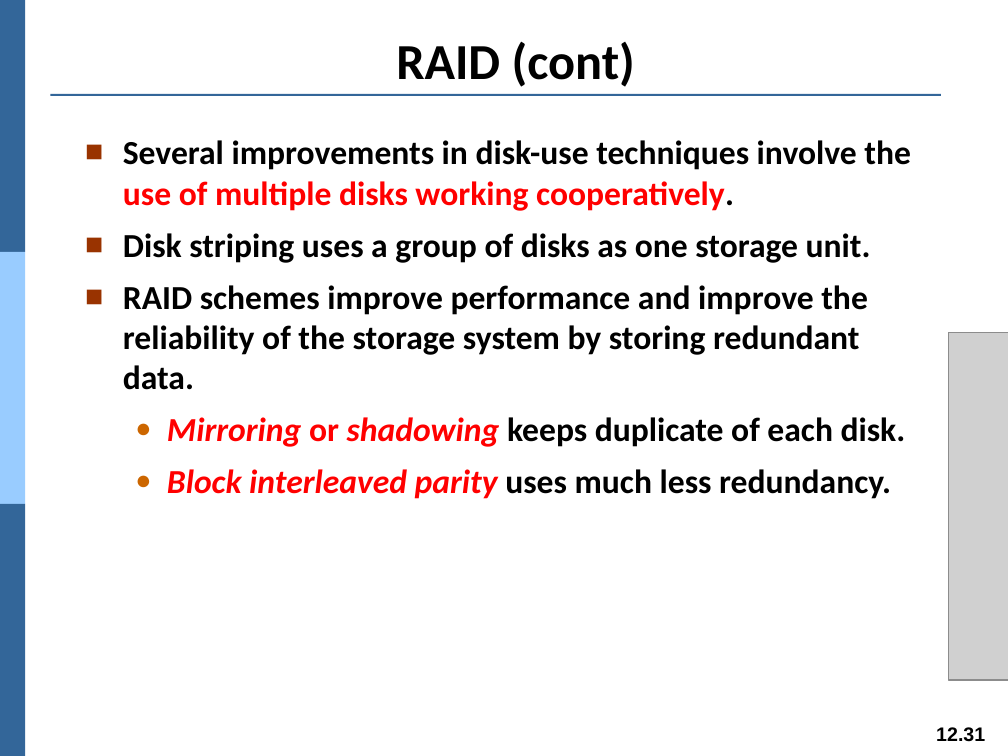
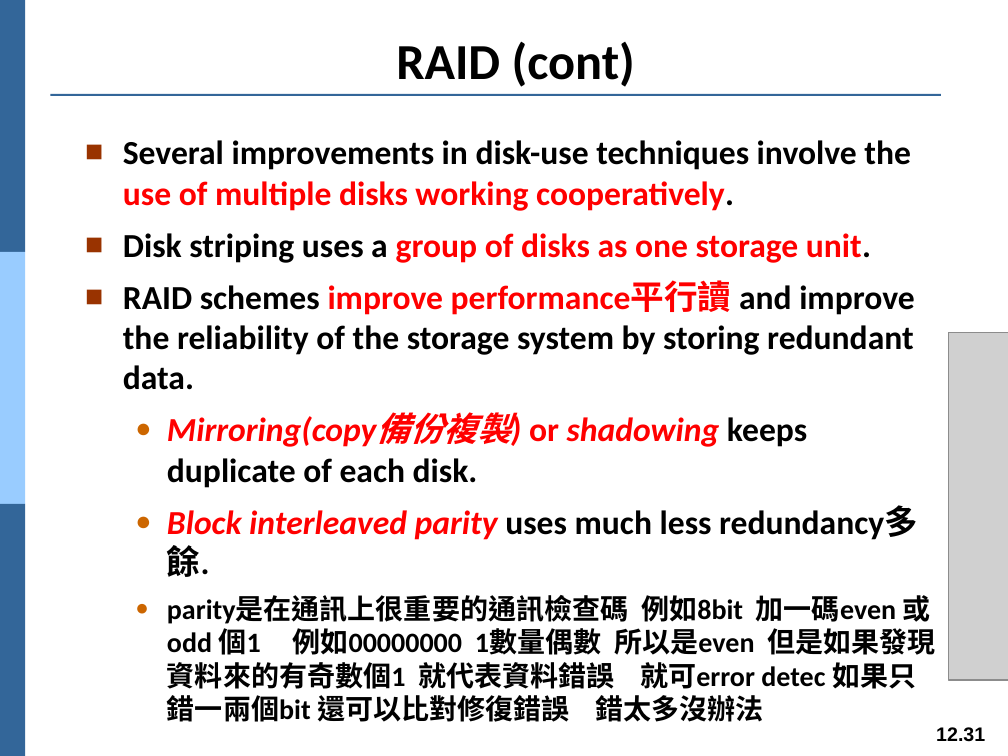
Before and after one commit to Yang09701194/OS_Learning, a slide deck: slide 31 of ch12.pptx. Drawn at 1008x756 pixels with LibreOffice and Linux fonts; fonts in the diff are those of the drawing; grey boxes stand for pictures. Boxes give left, top, right and bottom in pixels: in the first picture for what was removed or moved away, otherwise in the second. Text is boxed around its words. In the diff, an @@ line names an element or a change of style, - is before the commit and + after.

```diff
--- a/ch12.pptx
+++ b/ch12.pptx
@@ text at (123, 233, 871, 263): text colour #000000 to #FF0000 in "group of disks as one storage unit." @@
@@ text at (123, 281, 935, 722): text changed @@
-■ RAID schemes improve performance and improve the reliability of the storage system by storing redundant data.
-  ● Mirroring or shadowing keeps duplicate of each disk.
-  ● Block interleaved parity uses much less redundancy.
+■ RAID schemes improve performance平行讀 and improve the reliability of the storage system by storing redundant data.
+  ● Mirroring(copy備份複製) or shadowing keeps duplicate of each disk.
+  ● Block interleaved parity uses much less redundancy多餘.
+  ● parity是在通訊上很重要的通訊檢查碼 例如8bit 加一碼even 或odd 個1 例如00000000 1數量偶數 所以是even 但是如果發現資料來的有奇數個1 就代表資料錯誤 就可error detec 如果只錯一兩個bit 還可以比對修復錯誤 錯太多沒辦法
```
Also in this commit, not shown: 18 other slides changed.
